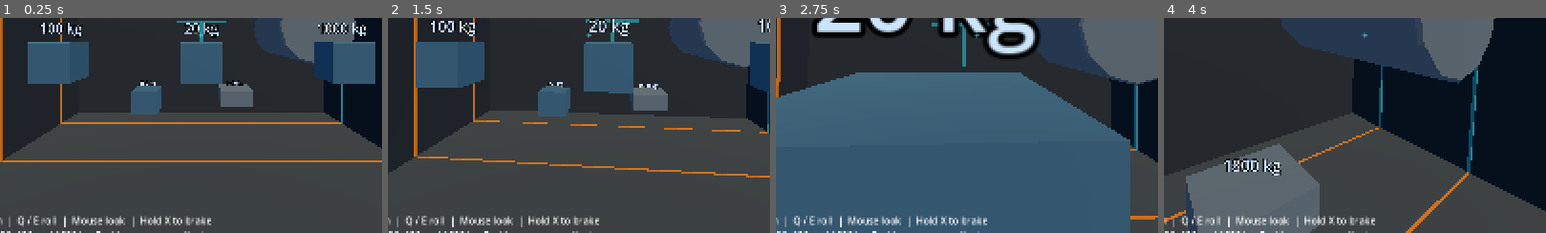
Above: before the commit, frames 1-4 (left to right).
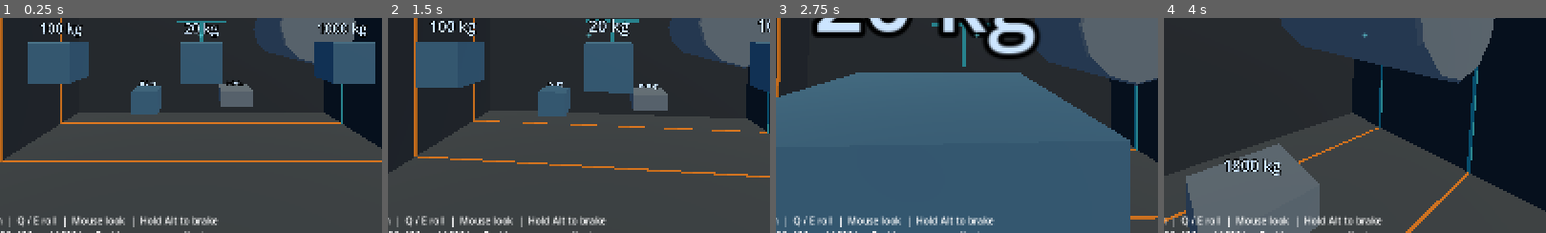
Above: after the commit, the same moments.

Repository: Conrad-N/Wayfarer
Game: Godot game, scene res://scenes/main.tscn
Same seed, same stepped clock (60 frames per second), same inputs: the game is played once before the commit and once after it.
Inputs (mouse positions are % of the whole screen's width and height, from its top left):
- Up to frame 1 (0.25 s): no input
- Up to frame 2 (1.5 s): tap Enter at 0.5 s; move the mouse to (55, 50) at 0.52 s; hold W (move_forward) from 0.53 s (still down); click (55, 50) at 0.67 s; move the mouse to (45, 50) at 1.27 s; click (45, 50) at 1.42 s
- Up to frame 3 (2.75 s): keep holding W (move_forward); move the mouse to (52, 48) at 2.02 s; click (52, 48) at 2.17 s
- Up to frame 4 (4 s): keep holding W (move_forward); move the mouse to (49, 52) at 2.77 s; click (49, 52) at 2.92 s; move the mouse to (57, 51) at 3.52 s; click (57, 51) at 3.67 s
The pictures show only the part of the screen within x 24-74%, y 46-96%; the shares and areas given below are measured in that part.

The runs differ from the first frame. In frame 1, 0.3% of the frame differs, in the area x 43-58%, y 92-97%; in frame 2, 0.3%; in frame 3, 0.4%; in frame 4, 0.3%.

Commit message:
input: move suit braking from X to Alt
Verified ./check.sh: 251 checks pass, including Alt binding and removal of X.

Diff:
--- a/godot/project.godot
+++ b/godot/project.godot
@@ -69,7 +69,7 @@
 }
 brake={
 "deadzone": 0.2,
-"events": [Object(InputEventKey,"resource_local_to_scene":fa …(140 unchanged characters)… d":false,"keycode":0,"physical_keycode":88,"key_label":0,"unicode":0,"location":0,"echo":false,"script":null)
+"events": [Object(InputEventKey,"resource_local_to_scene":fa …(140 unchanged characters)… d":false,"keycode":0,"physical_keycode":4194328,"key_label":0,"unicode":0,"location":0,"echo":false,"script":null)
 ]
 }
 interact={
--- a/godot/scenes/main.tscn
+++ b/godot/scenes/main.tscn
@@ -70,7 +70,7 @@
 grow_vertical = 0
 mouse_filter = 2
 theme_override_font_sizes/font_size = 20
-text = "WASD thrust  |  Space / Ctrl up / down  |  Q / E roll  |  Mouse look  |  Hold X to brake\nBump the labelled crates to compare 20, 100 and 1000 kg. Braking uses propellant."
+text = "WASD thrust  |  Space / Ctrl up / down  |  Q / E roll  |  Mouse look  |  Hold Alt to brake\nBump the labelled crates to compare 20, 100 and 1000 kg. Braking uses propellant."
 
 [node name="Reticle" type="Label" parent="HUD"]
 anchors_preset = 8
--- a/godot/tests/test_player_brake.gd
+++ b/godot/tests/test_player_brake.gd
@@ -137,12 +137,14 @@
 	player.free()
 
 
-## The documented physical X key remains bound to the hold-to-brake action.
-func test_brake_uses_physical_x_key() -> void:
+## The documented physical Alt key remains bound to the hold-to-brake action.
+func test_brake_uses_physical_alt_key() -> void:
 	var event: InputEventKey = InputEventKey.new()
+	event.physical_keycode = KEY_ALT
+	event.pressed = true
+	check(InputMap.event_is_action(event, "brake"), "physical Alt activates brake")
 	event.physical_keycode = KEY_X
-	event.pressed = true
-	check(InputMap.event_is_action(event, "brake"), "physical X activates brake")
+	check(not InputMap.event_is_action(event, "brake"), "X no longer activates brake")
 
 
 func _spawn_player(at: Vector3, orientation: Basis = Basis.IDENTITY) -> Player:
Not shown, changed: README.md
Not shown, changed: docs/DECISIONS.md
